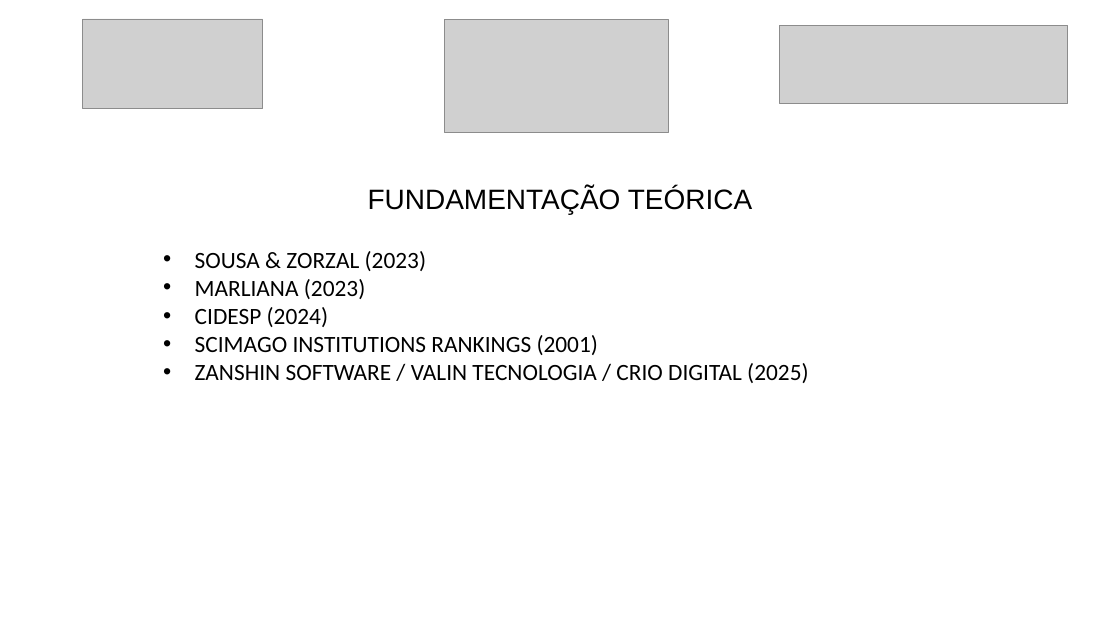
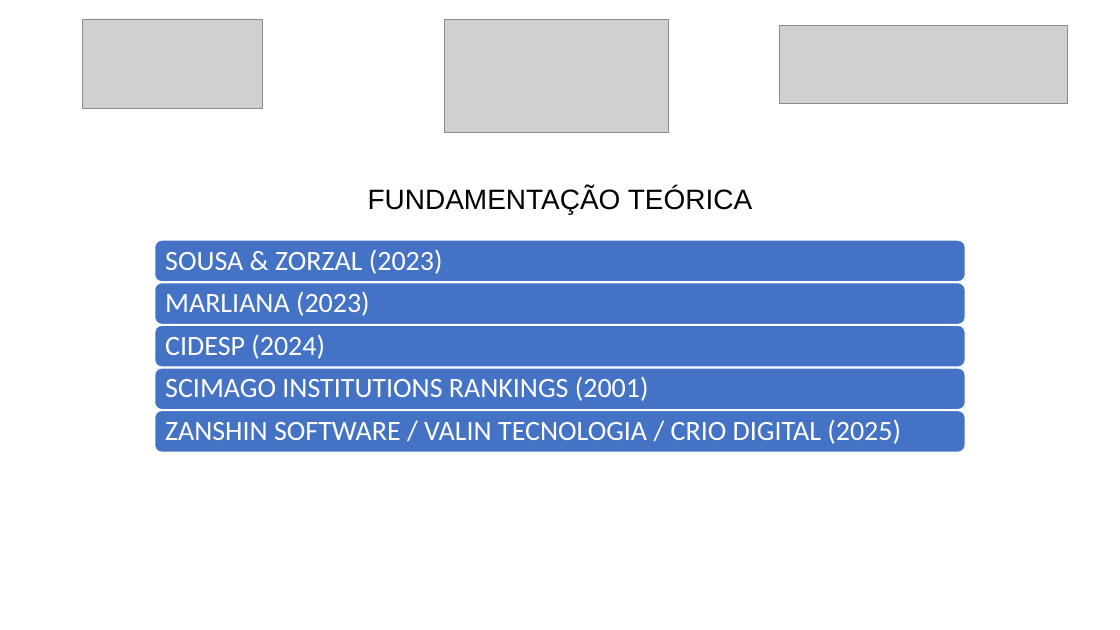
Before and after one commit to luanmenezesx/TCC-CCB, a slide deck: slide 5 of Modelo slides apresentação TCC.pptx. Drawn at 1120x630 pixels with LibreOffice and Linux fonts; fonts in the diff are those of the drawing; grey boxes stand for pictures. Boxes give left, top, right and bottom in pixels: in the first picture for what was removed or moved away, otherwise in the second. Text is boxed around its words. In the diff, an @@ line names an element or a change of style, - is before the commit and + after.

```diff
--- a/Modelo slides apresentação TCC.pptx
+++ b/Modelo slides apresentação TCC.pptx
@@ subtitle removed at (x1=195, y1=251, x2=808, y2=383) @@
-• SOUSA & ZORZAL (2023)
-• MARLIANA (2023)
-• CIDESP (2024)
-• SCIMAGO INSTITUTIONS RANKINGS (2001)
-• ZANSHIN SOFTWARE / VALIN TECNOLOGIA / CRIO DIGITAL (2025)
@@ group added at (x1=155, y1=240, x2=965, y2=453): 5 rounded rectangles, 5 texts @@
+SOUSA & ZORZAL (2023)
+MARLIANA (2023)
+CIDESP (2024)
+SCIMAGO INSTITUTIONS RANKINGS (2001)
+ZANSHIN SOFTWARE / VALIN TECNOLOGIA / CRIO DIGITAL (2025)
```
Also in this commit, not shown: 7 other slides changed, 2 slides added, 3 other files.
